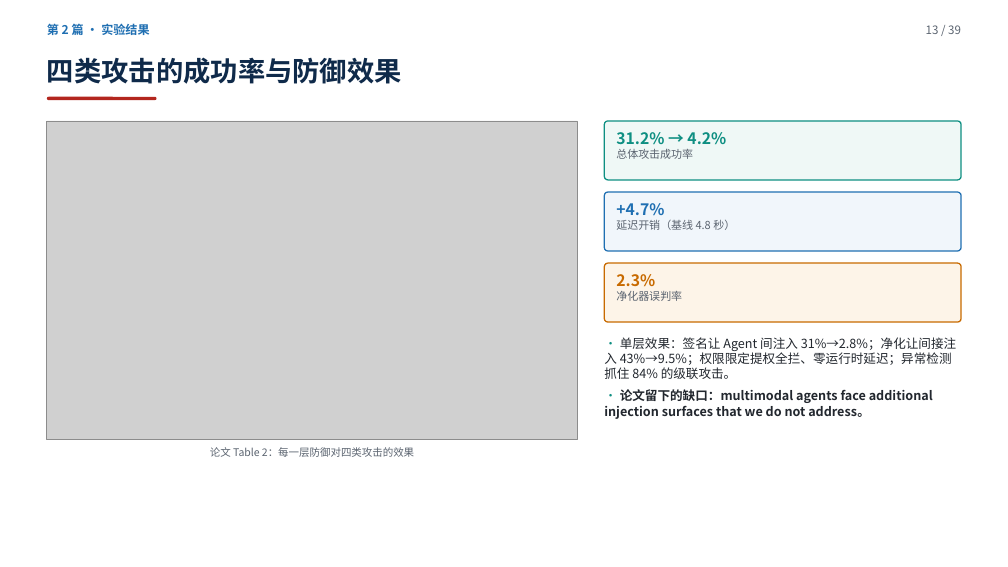
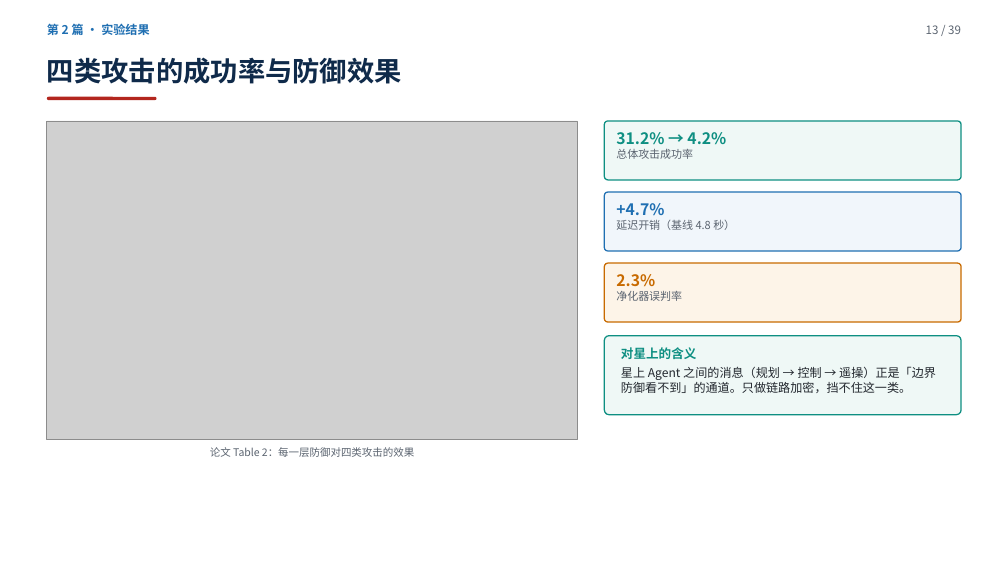
Before and after one commit to yiiiiiii1/multi-agent-remote-sensing, a slide deck: slide 13 of 阶段2-卫星多智能体防御/presentations/卫星多智能体安全调研汇报.pptx. Drawn at 1008x567 pixels with LibreOffice and Linux fonts; fonts in the diff are those of the drawing; grey boxes stand for pictures. Boxes give left, top, right and bottom in pixels: in the first picture for what was removed or moved away, otherwise in the second. Text is boxed around its words. In the diff, an @@ line names an element or a change of style, - is before the commit and + after.

Commit message:
采纳豆包审查：①第2篇出处改 AIWILD Workshop @ ICML 2026（原标 ICML 主会，硬伤）②VIGIL 补第5个组件③CaMeL 8个模型补全④去旁白与工作痕迹⑤术语解释⑥多步/多轮统一⑦落点表自洽⑧CaMeL与Design Patterns对调⑨每篇实验页新增「对星上的含义」⑩收尾改成方向性判断

```diff
--- a/阶段2-卫星多智能体防御/presentations/卫星多智能体安全调研汇报.pptx
+++ b/阶段2-卫星多智能体防御/presentations/卫星多智能体安全调研汇报.pptx
@@ text in rounded rectangle at [604,337,956,419]: text removed @@
-· 单层效果：签名让 Agent 间注入 31%→2.8%；净化让间接注入 43%→9.5%；权限限定提权全拦、零运行时延迟；异常检测抓住 84% 的级联攻击。
-· 论文留下的缺口：multimodal agents face additional injection surfaces that we do not address。
@@ rounded rectangle: place and size @@
-rounded rectangle at [604,337,956,419]
+rounded rectangle at [604,336,961,415]
@@ rounded rectangle at [604,336,961,415]: fill none to #EFF8F6; outline none to #0E8F82 1.2 pt @@
@@ text added at [621,347,936,393], 11.5 pt, text #22272E @@
+对星上的含义
+星上 Agent 之间的消息（规划 → 控制 → 遥操）正是「边界防御看不到」的通道。只做链路加密，挡不住这一类。
```
Also in this commit, not shown: 24 other slides changed, 2 other files.
